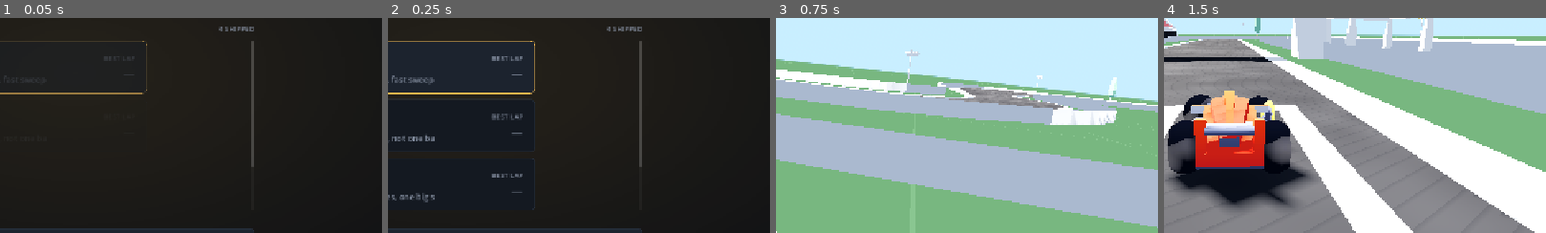
Above: before the commit, frames 1-4 (left to right).
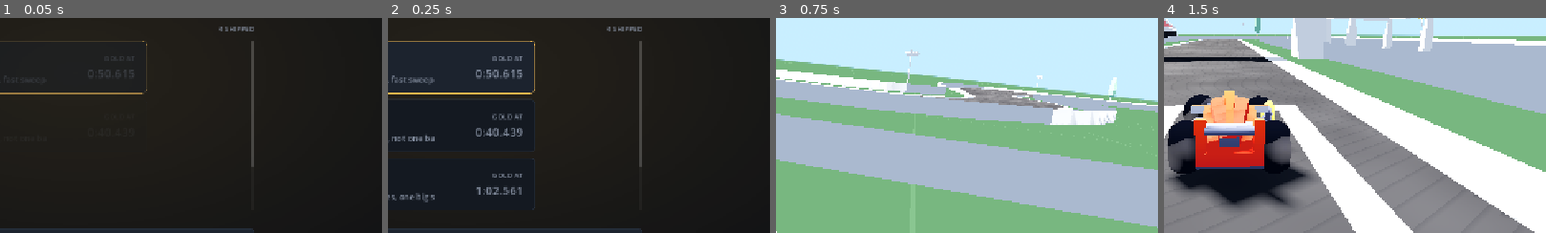
Above: after the commit, the same moments.

Repository: michael-baker-us/track-days
Game: Godot game, scene res://scenes/title.tscn
Two runs of this game, one before a commit and one after it. Both use one fixed random seed, a clock stepped at 60 frames per second and the inputs below.
Inputs (mouse positions are % of the whole screen's width and height, from its top left):
- Up to frame 1 (0.05 s): no input
- Up to frame 2 (0.25 s): no input
- Up to frame 3 (0.75 s): click "Ardennes" at 0.5 s
- Up to frame 4 (1.5 s): tap Enter at 1.25 s; move the mouse to (72, 45) at 1.27 s; hold D (steer_right) from 1.28 s (still down); tap F at 1.35 s; click (72, 45) at 1.42 s
The pictures show only the part of the screen within x 40-90%, y 29-79%; the shares and areas given below are measured in that part.

The runs differ from the first frame. In frame 1, 0.1% of the frame differs, in the area x 23-35%, y 17-28%; in frame 2, 1.1%, in the area x 23-36%, y 17-83%; in frame 3, nothing differs; in frame 4, nothing differs.

Commit message:
feat: implement medal system based on lap times and par values for enhanced player feedback

Diff:
--- a/scripts/game/game_state.gd
+++ b/scripts/game/game_state.gd
@@ -25,29 +25,88 @@
 const TRACKS := [
 	{
 		"id": "ardennes",
+		"par": 47.75,
 		"name": "Ardennes",
 		"blurb": "A hairpin, a long climb, fast sweepers",
 		"scene": "res://scenes/track/track_ardennes.tscn",
 	},
 	{
 		"id": "monte_carlo",
+		"par": 38.15,
 		"name": "Monte Carlo",
 		"blurb": "Fourteen tight corners, not one banked",
 		"scene": "res://scenes/track/track_monte_carlo.tscn",
 	},
 	{
 		"id": "la_sarthe",
+		"par": 59.02,
 		"name": "La Sarthe",
 		"blurb": "Huge straights, chicanes, one big sweeper",
 		"scene": "res://scenes/track/track_la_sarthe.tscn",
 	},
 	{
 		"id": "suzuka",
+		"par": 34.43,
 		"name": "Suzuka",
 		"blurb": "A figure of eight - the lap bridges over itself",
 		"scene": "res://scenes/track/track_suzuka.tscn",
 	},
 ]
+
+## Medals, as multiples of the par time.
+##
+## A medal is **derived**, never stored: it is the best lap measured against par,
+## so there is no new save format, no migration, and no way for a stored medal to
+## disagree with the time that earned it. Change these numbers and every medal in
+## the game re-evaluates on the spot.
+##
+## Par is `ParTime.ideal_lap` — a perfect lap on the racing line. The one
+## reference for what that is worth in practice is the scripted driver from M10,
+## which lapped 0.2% to 5.4% off it using 80% of the car's grip. **Gold is set at
+## roughly that pace.**
+##
+## Honest about the weakness: the spread of that reference is itself several
+## percent and circuit-dependent, so gold is harder on some circuits than others.
+## Fixing that needs laps driven by people, not by a pursuit controller, and it is
+## the same gap that leaves `ParTime.HUMAN_SLACK` unmeasured.
+const MEDAL_GOLD := 1.06
+const MEDAL_SILVER := 1.15
+const MEDAL_BRONZE := 1.30
+
+enum Medal { NONE, BRONZE, SILVER, GOLD }
+
+## Which medal a lap time earns against a par. `NONE` when there is no time yet,
+## or no par to measure it against.
+static func medal_for(seconds: float, par: float) -> Medal:
+	if seconds <= 0.0 or par <= 0.0:
+		return Medal.NONE
+	if seconds <= par * MEDAL_GOLD:
+		return Medal.GOLD
+	if seconds <= par * MEDAL_SILVER:
+		return Medal.SILVER
+	if seconds <= par * MEDAL_BRONZE:
+		return Medal.BRONZE
+	return Medal.NONE
+
+static func medal_name(medal: Medal) -> String:
+	match medal:
+		Medal.GOLD:
+			return "GOLD"
+		Medal.SILVER:
+			return "SILVER"
+		Medal.BRONZE:
+			return "BRONZE"
+		_:
+			return ""
+
+## Seconds a perfect lap of this circuit would take, or 0.0 if unknown.
+##
+## Shipped circuits carry the number in `TRACKS` rather than working it out: the
+## layouts live in `tools/`, and the game does not depend on `tools/` at runtime.
+## The suite recomputes them from the layouts and fails if they have drifted,
+## which is the same arrangement the generated theme resource has.
+static func par_for(info: Dictionary) -> float:
+	return float(info.get("par", 0.0))
 
 static var selected_index: int = 0
 
@@ -70,10 +129,12 @@
 	var out: Array[Dictionary] = []
 	out.assign(TRACKS)
 	for layout in TrackStore.list_layouts():
+		var facts := _facts(layout)
 		out.append({
 			"id": layout.id,
 			"name": layout.display_name,
-			"blurb": describe(layout),
+			"blurb": String(facts["blurb"]),
+			"par": float(facts["par"]),
 			"layout": layout,
 			"custom": true,
 		})
@@ -82,14 +143,24 @@
 ## A one-line summary of a custom circuit for the menu, from the same compile
 ## the editor uses — so the list cannot claim a length the track does not have.
 static func describe(layout: TrackLayout) -> String:
+	return String(_facts(layout)["blurb"])
+
+## The blurb and the par time together, from **one** walk of the circuit.
+##
+## Both want the same `measure()`, and the menu asks for both for every custom
+## track it lists. Computed separately that is two builder walks and two racing
+## lines per row, on a screen that is built in one go — so they are computed
+## together and the menu pays once.
+static func _facts(layout: TrackLayout) -> Dictionary:
 	var compiled := layout.compile()
 	if not compiled.ok:
-		return "unfinished — press Edit to finish it"
-	var result := TrackBuilder.new().measure(compiled.segments)
+		return {"blurb": "unfinished — press Edit to finish it", "par": 0.0}
+	var builder := TrackBuilder.new()
+	var result := builder.measure(compiled.segments)
 	var text := "%.0f m, %d corners" % [result.length, compiled.corners.size()]
 	if result.peak > 0.5:
 		text += ", climbs %.1f m" % result.peak
-	return text
+	return {"blurb": text, "par": ParTime.ideal_lap(builder.centreline)}
 
 static func selected() -> Dictionary:
 	var tracks := all_tracks()
--- a/scripts/ui/hud.gd
+++ b/scripts/ui/hud.gd
@@ -122,6 +122,16 @@
 	_delta_colour = colour
 	_delta.add_theme_color_override("font_color", colour)
 
+## The banner after a lap, and the one place a medal is announced.
+##
+## A medal is worth saying only when the lap earned one, and only alongside the
+## time that earned it — it is a reading of that time, not a separate award.
 func _on_lap_completed(_lap_number: int, time: float, is_best: bool) -> void:
-	_banner.text = ("NEW BEST  %s" if is_best else "LAP  %s") % _tracker.format_time(time)
+	var medal := GameState.medal_for(time, GameState.par_for(GameState.selected()))
+	var name := GameState.medal_name(medal)
+	_banner.text = "%s  %s%s" % [
+		"NEW BEST" if is_best else "LAP",
+		_tracker.format_time(time),
+		"" if name.is_empty() else "   %s" % name,
+	]
 	_banner_timer = 3.0
--- a/scripts/ui/title_screen.gd
+++ b/scripts/ui/title_screen.gd
@@ -221,11 +221,39 @@
 		_meta(button, "STATUS", "unfinished", UiTheme.DANGER)
 	else:
 		var best: float = GameState.best_lap_for(info["id"])
+		var par := GameState.par_for(info)
 		if best > 0.0:
-			_meta(button, "BEST LAP", _format(best), UiTheme.ACCENT)
+			# The medal is the caption rather than a separate line: the column is
+			# a caption over a value, and "which medal" is what that time *is*.
+			var medal := GameState.medal_for(best, par)
+			var caption := (
+				"BEST LAP" if medal == GameState.Medal.NONE
+				else "%s LAP" % GameState.medal_name(medal)
+			)
+			_meta(button, caption, _format(best), _medal_colour(medal))
+		elif par > 0.0:
+			# Never driven: show what gold is worth instead of a dash, so a
+			# circuit says what it is asking for before it is attempted.
+			_meta(button, "GOLD AT", _format(par * GameState.MEDAL_GOLD),
+				UiTheme.MUTED)
 		else:
 			_meta(button, "BEST LAP", "—", UiTheme.MUTED)
 	return button
+
+## Medal colours, from the theme rather than invented here, so they mean the same
+## thing as everywhere else: accent is the good result the screen is built around,
+## text is ordinary, muted is the least of the three. There is no brown in the
+## palette and adding one for bronze alone would be a colour with a single user.
+func _medal_colour(medal: GameState.Medal) -> Color:
+	match medal:
+		GameState.Medal.GOLD:
+			return UiTheme.ACCENT
+		GameState.Medal.SILVER:
+			return UiTheme.TEXT
+		GameState.Medal.BRONZE:
+			return UiTheme.MUTED
+		_:
+			return UiTheme.ACCENT
 
 ## The circuit's description, along the bottom of the card, stopping short of the
 ## lap time column so a long blurb truncates instead of colliding with it.
--- a/tests/run_tests.gd
+++ b/tests/run_tests.gd
@@ -1607,6 +1607,95 @@
 	for i in line.size():
 		total += line[i].distance_to(line[(i + 1) % line.size()])
 	return total
+
+## The par times written into `GameState.TRACKS` have to match what `ParTime`
+## produces now.
+##
+## They are constants because the game does not depend on `tools/` at runtime and
+## the shipped layouts live there — the same arrangement the generated theme has,
+## and the same hazard: change the handling constants or the racing-line model and
+## every shipped par silently becomes a different number from the one the medals
+## are handed out against.
+func test_shipped_par_times_match_the_model() -> void:
+	var source: GDScript = load("res://tools/build_track.gd")
+	var layouts := {
+		"ardennes": source.ARDENNES, "monte_carlo": source.MONTE_CARLO,
+		"la_sarthe": source.LA_SARTHE, "suzuka": source.SUZUKA,
+	}
+	for entry in GameState.TRACKS:
+		var id: String = entry["id"]
+		check_true("%s records a par" % id, GameState.par_for(entry) > 0.0)
+		if not layouts.has(id):
+			continue
+		var builder := TrackBuilder.new()
+		builder.measure(layouts[id])
+		check_near("%s par is still what the model says" % id,
+			GameState.par_for(entry), ParTime.ideal_lap(builder.centreline), 0.05)
+
+## Medals are read off the lap time and the par, never stored. That is what makes
+## it impossible for a saved medal to disagree with the time that earned it, and
+## it means changing a threshold re-evaluates every medal in the game.
+func test_medals_are_derived_from_the_lap_time() -> void:
+	var par := 100.0
+	check("dead on par is gold",
+		GameState.medal_for(100.0, par), GameState.Medal.GOLD)
+	check("and so is anything inside the gold margin",
+		GameState.medal_for(par * GameState.MEDAL_GOLD, par),
+		GameState.Medal.GOLD)
+	check("just past it is silver",
+		GameState.medal_for(par * GameState.MEDAL_GOLD + 0.01, par),
+		GameState.Medal.SILVER)
+	check("then bronze",
+		GameState.medal_for(par * GameState.MEDAL_SILVER + 0.01, par),
+		GameState.Medal.BRONZE)
+	check("and then nothing",
+		GameState.medal_for(par * GameState.MEDAL_BRONZE + 0.01, par),
+		GameState.Medal.NONE)
+
+	# The two ways there is nothing to judge.
+	check("no lap, no medal", GameState.medal_for(0.0, par), GameState.Medal.NONE)
+	check("no par, no medal", GameState.medal_for(50.0, 0.0), GameState.Medal.NONE)
+
+	# The thresholds have to stay in order, or a faster lap could win a lesser
+	# medal — the sort of thing a stray edit does silently.
+	check_true("the thresholds are ordered",
+		GameState.MEDAL_GOLD < GameState.MEDAL_SILVER
+		and GameState.MEDAL_SILVER < GameState.MEDAL_BRONZE)
+
+	# Medal names stay inside the built-in font, like everything else drawn.
+	for medal in [GameState.Medal.GOLD, GameState.Medal.SILVER,
+			GameState.Medal.BRONZE]:
+		check_true("%s has a name" % medal,
+			not GameState.medal_name(medal).is_empty())
+	check("and no medal has no name",
+		GameState.medal_name(GameState.Medal.NONE), "")
+
+## A player's own circuit gets medals too, from its own geometry — which is the
+## whole reason par is derived rather than authored. A circuit nobody has ever
+## seen has a gold time the moment it is drawn.
+func test_custom_circuits_get_a_par_of_their_own() -> void:
+	var layout := sample_layout()
+	layout.display_name = "Par Test"
+	layout.id = ""
+	TrackStore.save(layout)
+	staged_track_ids.append(layout.id)
+
+	var found := {}
+	for info in GameState.all_tracks():
+		if info["id"] == layout.id:
+			found = info
+	check_true("the circuit is listed", not found.is_empty())
+	if found.is_empty():
+		return
+	var par := GameState.par_for(found)
+	check_true("with a par of its own (%.1f s)" % par, par > 5.0)
+
+	# And it agrees with computing it directly, so the menu is not showing a
+	# different target from the one a lap will be judged against.
+	var builder := TrackBuilder.new()
+	builder.measure(layout.compile().segments)
+	check_near("that matches the model",
+		par, ParTime.ideal_lap(builder.centreline), 0.05)
 
 ## Every entry the title screen offers must actually load and be a usable
 ## circuit. A broken entry here is a dead button on the menu.
@@ -4351,6 +4440,9 @@
 		test_par_time_reproduces_measured_corner_speeds()
 		test_par_time_is_plausible_on_the_shipped_circuits()
 		test_the_estimate_uses_a_racing_line()
+		test_shipped_par_times_match_the_model()
+		test_medals_are_derived_from_the_lap_time()
+		test_custom_circuits_get_a_par_of_their_own()
 		test_a_popped_section_can_be_flattened_from_any_of_its_corners()
 		test_par_time_refuses_a_degenerate_circuit()
 		test_the_editor_readout_is_affordable_per_mouse_move()
Not shown, changed: docs/roadmap.md
